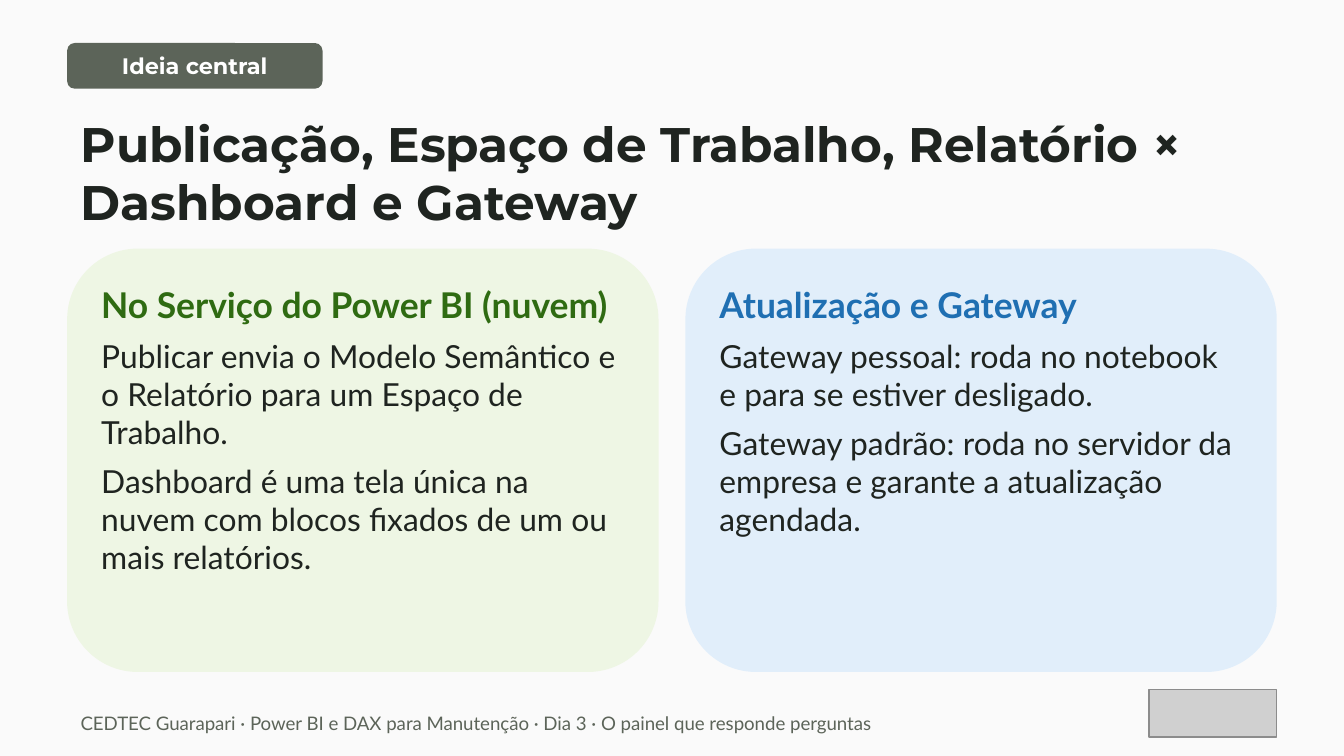
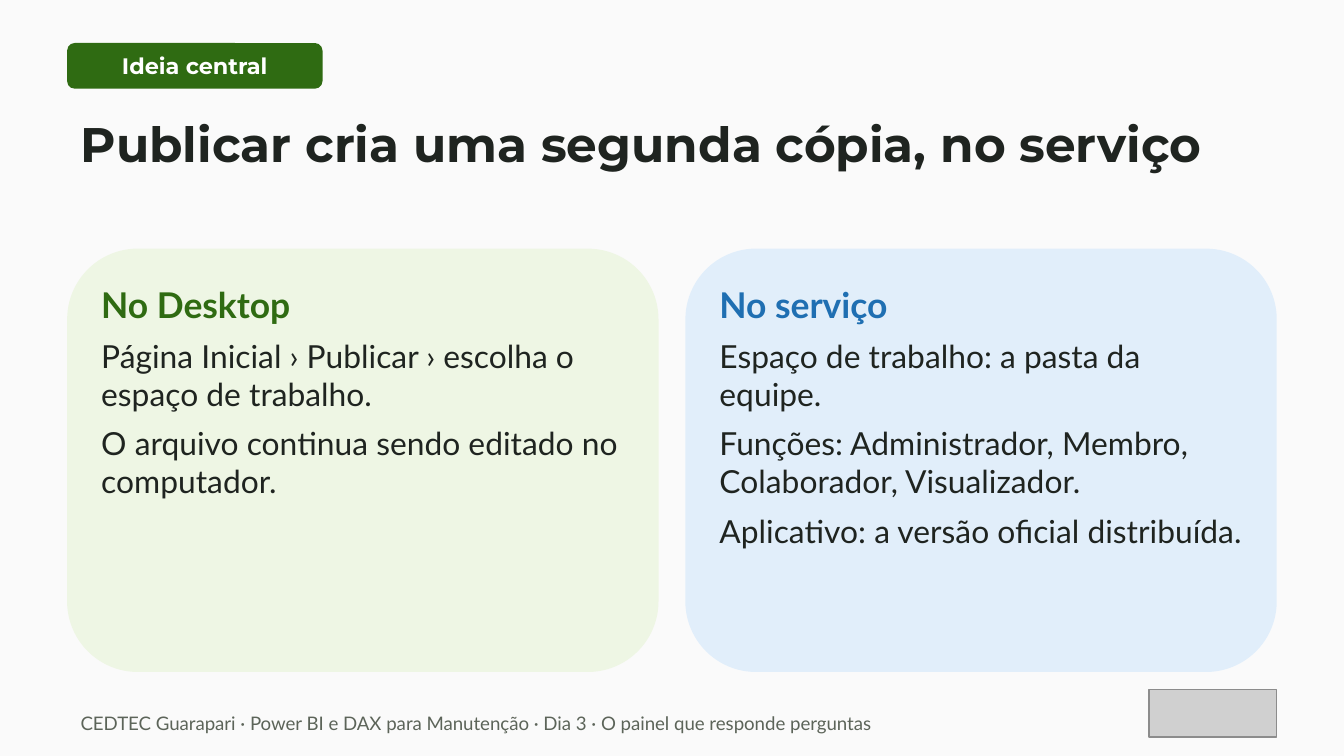
Before and after one commit to IsraelMdc/Curso_PowerBI_Dax, a slide deck: slide 20 of Aulas/Power BI e DAX para Manutenção — Dia 3 · O painel que responde perguntas.pptx (slide 30 before the commit). Drawn at 1344x756 pixels with LibreOffice and Linux fonts; fonts in the diff are those of the drawing; grey boxes stand for pictures. Boxes give left, top, right and bottom in pixels: in the first picture for what was removed or moved away, otherwise in the second. Text is boxed around its words. In the diff, an @@ line names an element or a change of style, - is before the commit and + after.

```diff
--- a/Aulas/Power BI e DAX para Manutenção — Dia 3 · O painel que responde perguntas.pptx
+++ b/Aulas/Power BI e DAX para Manutenção — Dia 3 · O painel que responde perguntas.pptx
@@ rounded rectangle "Ideia central" at box(67, 43, 323, 89): fill #5C6459 to #2F6B12 @@
@@ text at box(81, 124, 1202, 174): text changed @@
-Publicação, Espaço de Trabalho, Relatório × Dashboard e Gateway
+Publicar cria uma segunda cópia, no serviço
@@ text in rounded rectangle at box(101, 291, 618, 499): text changed @@
-No Serviço do Power BI (nuvem)
-Publicar envia o Modelo Semântico e o Relatório para um Espaço de Trabalho.
-Dashboard é uma tela única na nuvem com blocos fixados de um ou mais relatórios.
+No Desktop
+Página Inicial › Publicar › escolha o espaço de trabalho.
+O arquivo continua sendo editado no computador.
@@ text in rounded rectangle at box(719, 291, 1242, 549): text changed @@
-Atualização e Gateway
-Gateway pessoal: roda no notebook e para se estiver desligado.
-Gateway padrão: roda no servidor da empresa e garante a atualização agendada.
+No serviço
+Espaço de trabalho: a pasta da equipe.
+Funções: Administrador, Membro, Colaborador, Visualizador.
+Aplicativo: a versão oficial distribuída.
```
Also in this commit, not shown: 24 other slides changed, 1 slide added, 10 slides removed, 4 other files.
